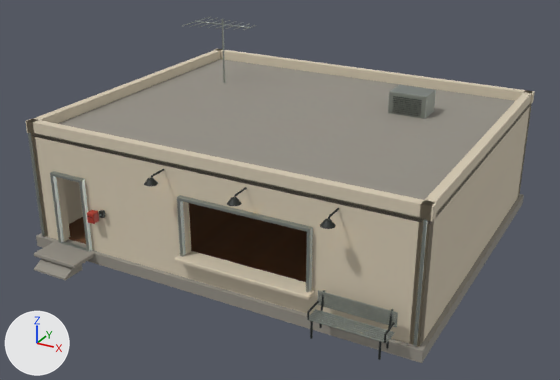
Renders of the FBX model unreal/Signal47/Tools/radioarray/station/exports/SM_1420_Shell.fbx from each side of a commit.
Rendered twice from a 50 mm camera at (10.49, -19.99, 10.74) aimed at (0.11, -1.11, 1.3). The axes (+X, +Y, +Z) are drawn at lower left. The lights are the same throughout. The first picture is the older version. Vertices at exactly the same position are counted once.

The first picture shows 'SM_1420_Shell'.
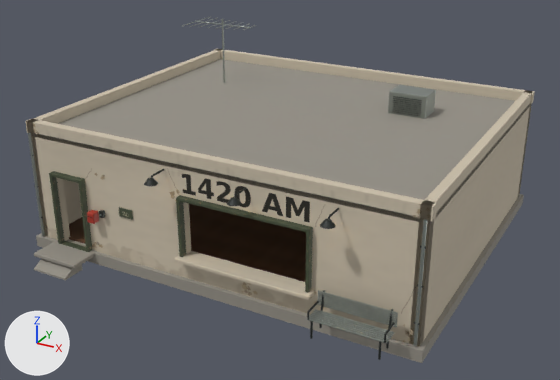
Boxes [x1, y1, x2, y2] around the edits, measured in the pictures (560 x 380 px):
part 1 of me_cube_001_cleantriangles, built on
    after: [30, 130, 426, 336]
part 2 of me_cube_001_cleantriangles, recoloured
    both: [26, 122, 432, 344]
part 3 of me_cube_001_cleantriangles, recoloured
    both: [50, 171, 313, 292]

Patch to the scene script:
```diff
--- a/unreal/Signal47/Tools/radioarray/station/exports/SM_1420_Shell.fbx.py
+++ b/unreal/Signal47/Tools/radioarray/station/exports/SM_1420_Shell.fbx.py
@@ mat_m_1420_weatheredfacadepaint @@
+mat_m_1420_weatheredfacadepaint = bpy.data.materials.new('M_1420_WeatheredFacadePaint')
+# uses the picture img_facade_1420_weathered_color_png
+# uses the picture img_facade_1420_weathered_normal_gl_png
+# uses the picture img_facade_1420_weathered_roughness_png
@@ mat_m_1420_oliveworntimber @@
+mat_m_1420_oliveworntimber = bpy.data.materials.new('M_1420_OliveWornTimber')
+# uses the picture img_olive_timber_color_png
+# uses the picture img_olive_timber_normal_gl_png
+# uses the picture img_olive_timber_roughness_png
@@ me_cube_001_cleantriangles @@
-me_cube_001_cleantriangles.from_pydata(...)  # 2648 vertices, 4952 faces; spans x -6.12..6.12, y -6.2..5.12, z -0.4..5.5
+me_cube_001_cleantriangles.from_pydata(...)  # 5562 vertices, 9972 faces; spans x -6.12..6.12, y -6.2..5.12, z -0.4..5.5
+# me_cube_001_cleantriangles part 1: 448 vertices moved from x -5.19..3.14, y -5.14..-4.99, z -0.06..2.47 to x -5.19..3.14, y -5.17..-4.96, z -0.06..2.47; 2914 vertices added at x -5.97..5.97, y -5.07..-5.0, z 0.06..3.43
+# me_cube_001_cleantriangles part 2: 14 faces spanning x -6.04..6.04, y -5.0, z 0.0..3.64 switch from mat_m_1420_stucco_cream to mat_m_1420_weatheredfacadepaint
+# me_cube_001_cleantriangles part 3: 864 faces spanning x -5.19..3.14, y -5.17..-4.96, z -0.06..2.47 switch from mat_m_1420_galvanized_metal (grey #99a099) to mat_m_1420_oliveworntimber
 me_cube_001_cleantriangles.materials.append(mat_m_1420_concrete)
@@ me_cube_001_cleantriangles @@
 me_cube_001_cleantriangles.materials.append(mat_m_1420_lamp_glow)
+me_cube_001_cleantriangles.materials.append(mat_m_1420_chalkflakeedge)  # light grey #c8bfac
+me_cube_001_cleantriangles.materials.append(mat_m_1420_paper)  # beige #d4cbaf
+me_cube_001_cleantriangles.materials.append(mat_m_1420_exposedlimerender)  # beige #a49379
```
